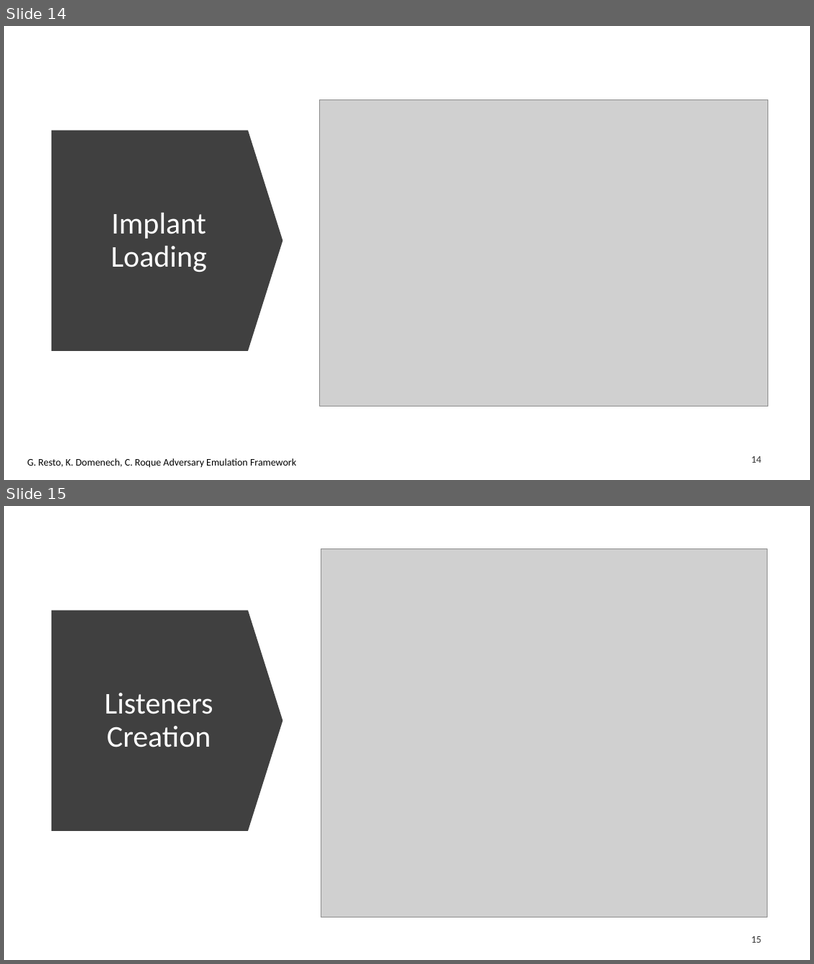
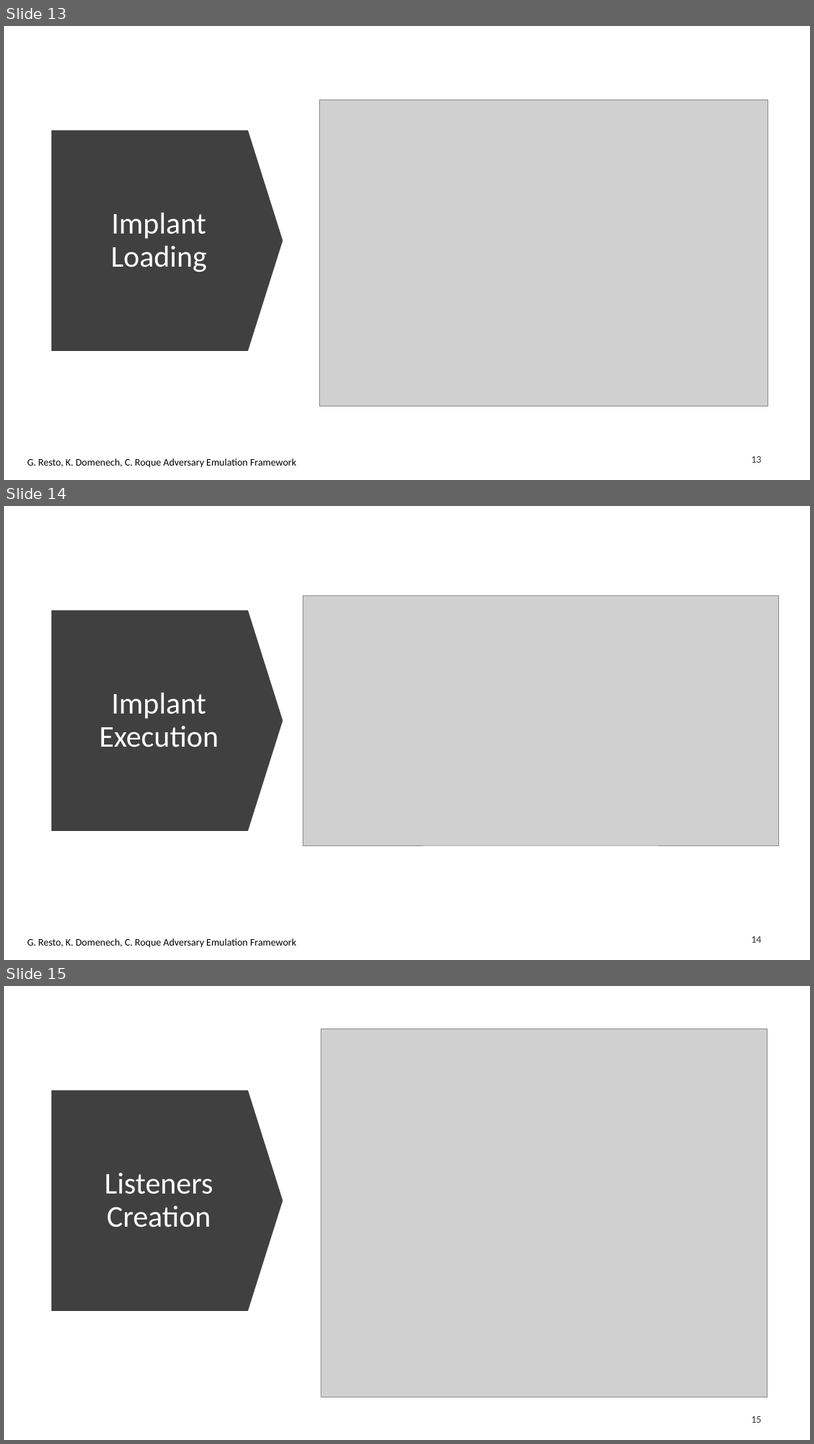
Before and after one commit to racoten/Capstone, a slide deck: Design/Capstone 2 Presentation.pptx. Shown one above the other, each under a label of ours: slides 14 and 15 before the commit, slides 13, 14 and 15 after it. The pictures are 814x964 and 814x1444 pixels, drawn with LibreOffice and Linux fonts; fonts in the diff are those of the drawing; grey boxes stand for pictures. Boxes give left, top, right and bottom in pixels: in the first picture for what was removed or moved away, otherwise in the second. Text is boxed around its words. In the diff, an @@ line names an element or a change of style, - is before the commit and + after.

```diff
--- a/Design/Capstone 2 Presentation.pptx
+++ b/Design/Capstone 2 Presentation.pptx
@@ slide 14 added at [4, 506, 810, 960], background #FFFFFF @@
@@ down arrow added at [52, 610, 283, 831], fill #404040 @@
@@ picture added at [304, 595, 779, 845] @@
@@ title added at [99, 692, 219, 747], 36 pt, text #FFFFFF @@
+Implant Execution
@@ page number added at [751, 936, 761, 942], 12 pt, text #000000 at 80% opacity @@
+14
@@ text added at [27, 938, 296, 947], 12 pt, text #000000 @@
+G. Resto, K. Domenech, C. Roque Adversary Emulation Framework
@@ what was slide 14 is now slide 13 @@
@@ page number at [751, 456, 761, 462]: text changed @@
-14
+13
```
Also in this commit, not shown: 4 slides changed, 1 slide removed, 27 other files.
